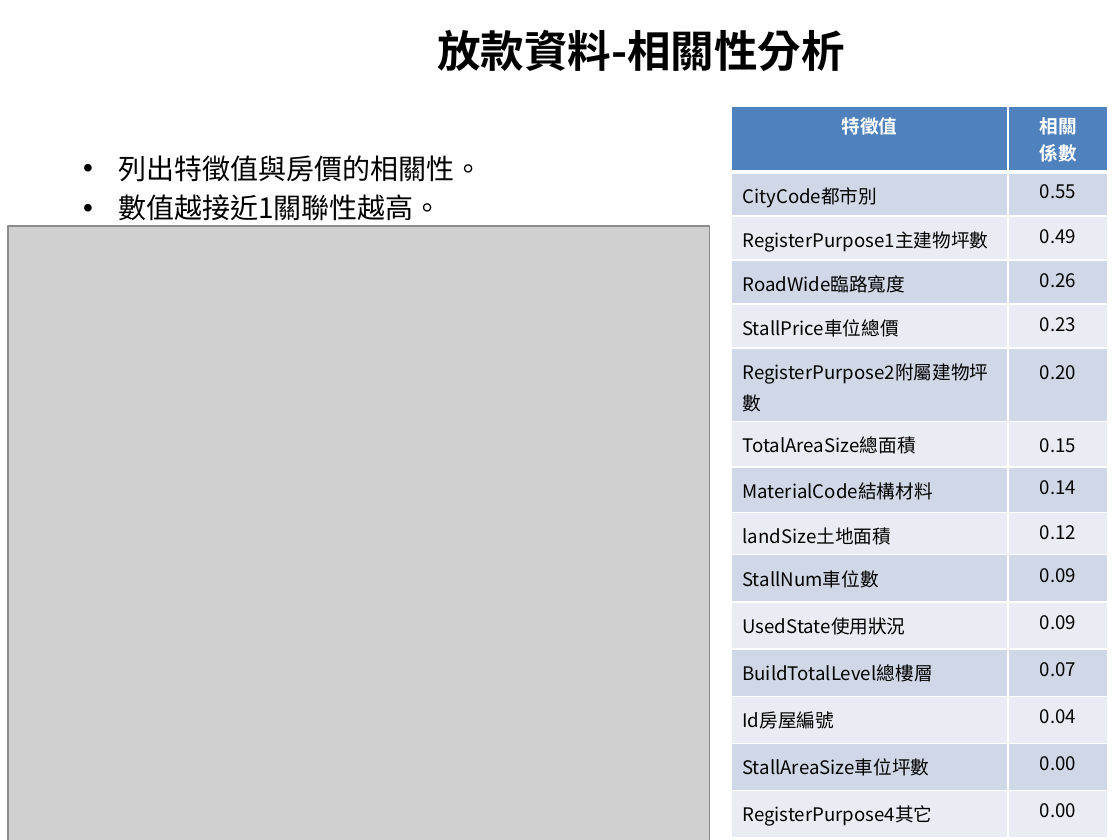
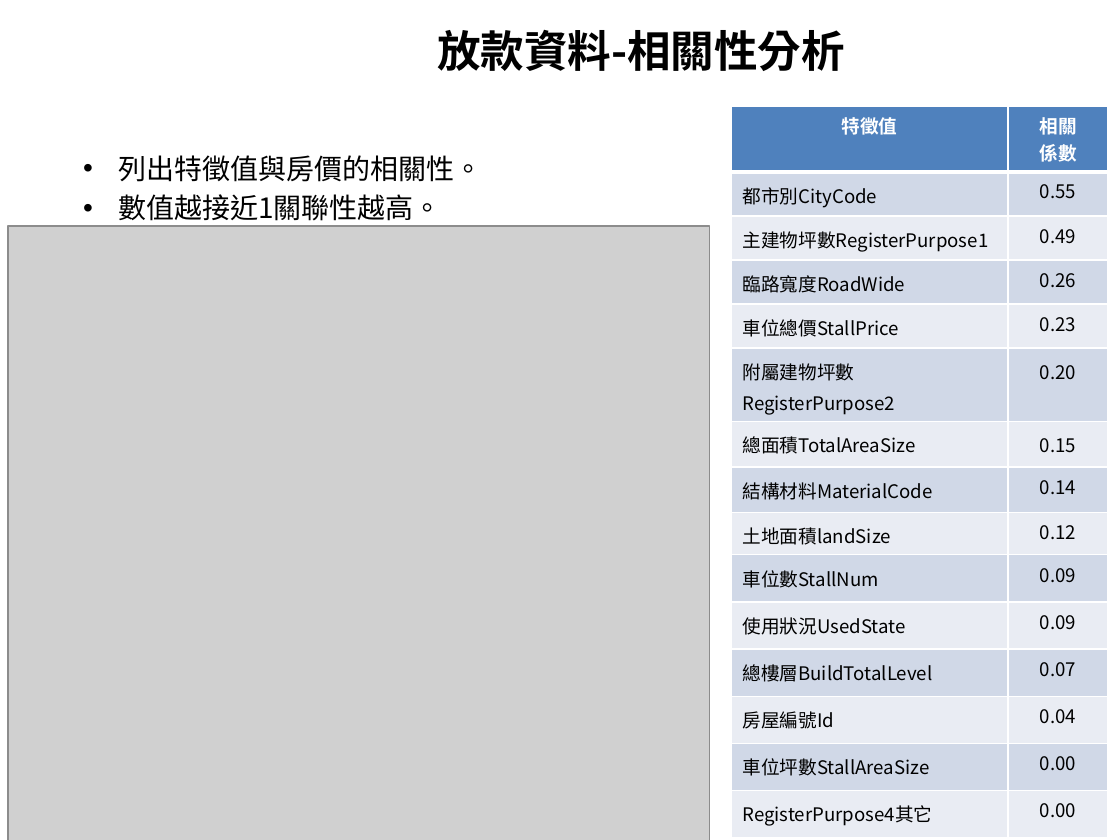
Before and after one commit to hrne/FINAL_REPORT, a slide deck: slide 32 of AI_Report/AI應用-不動產價格預測.pptx. Drawn at 1120x840 pixels with LibreOffice and Linux fonts; fonts in the diff are those of the drawing; grey boxes stand for pictures; background and template pictures are left out. Boxes give left, top, right and bottom in pixels: in the first picture for what was removed or moved away, otherwise in the second. Text is boxed around its words. In the diff, an @@ line names an element or a change of style, - is before the commit and + after.

```diff
--- a/AI_Report/AI應用-不動產價格預測.pptx
+++ b/AI_Report/AI應用-不動產價格預測.pptx
@@ table at (x1=731, y1=106, x2=1108, y2=830) @@
-row 2, column 1: CityCode都市別
+row 2, column 1: 都市別CityCode
-row 3, column 1: RegisterPurpose1主建物坪數
+row 3, column 1: 主建物坪數RegisterPurpose1
-row 4, column 1: RoadWide臨路寬度
+row 4, column 1: 臨路寬度RoadWide
-row 5, column 1: StallPrice車位總價
+row 5, column 1: 車位總價StallPrice
-row 6, column 1: RegisterPurpose2附屬建物坪數
+row 6, column 1: 附屬建物坪數RegisterPurpose2
-row 7, column 1: TotalAreaSize總面積
+row 7, column 1: 總面積TotalAreaSize
-row 8, column 1: MaterialCode結構材料
+row 8, column 1: 結構材料MaterialCode
-row 9, column 1: landSize土地面積
+row 9, column 1: 土地面積landSize
-row 10, column 1: StallNum車位數
+row 10, column 1: 車位數StallNum
-row 11, column 1: UsedState使用狀況
+row 11, column 1: 使用狀況UsedState
-row 12, column 1: BuildTotalLevel總樓層
+row 12, column 1: 總樓層BuildTotalLevel
-row 13, column 1: Id房屋編號
+row 13, column 1: 房屋編號Id
-row 14, column 1: StallAreaSize車位坪數
+row 14, column 1: 車位坪數StallAreaSize
```
Also in this commit, not shown: 13 other slides changed.
